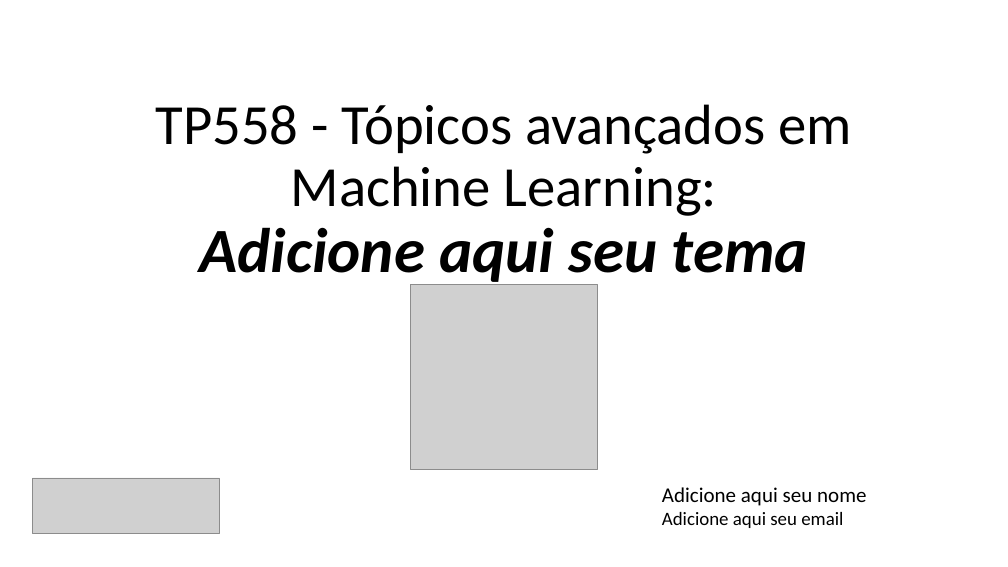
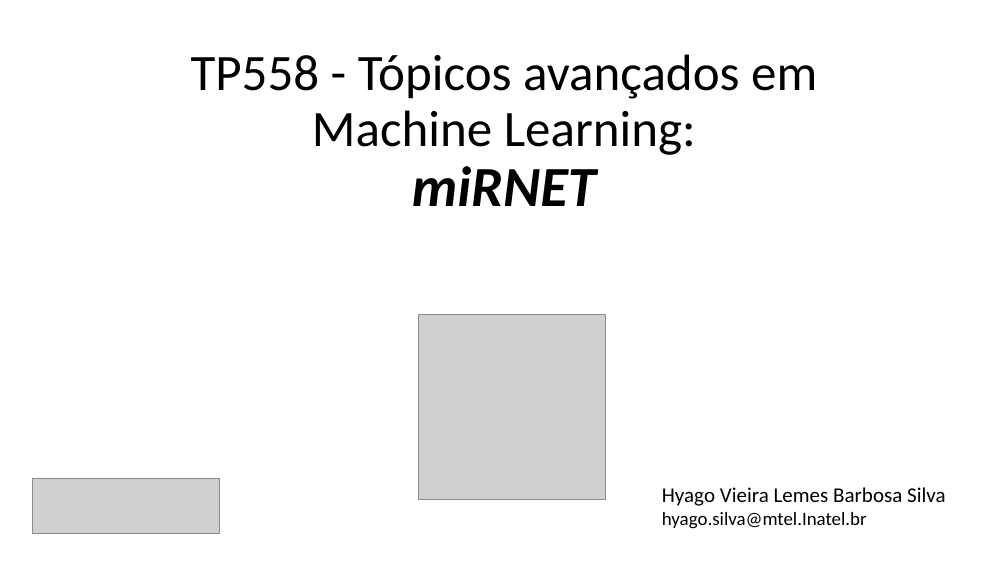
Before and after one commit to HyAgOsK/Research-Machine-Laerning-models, a slide deck: slide 1 of Seminário MirNet/TP558_X_Template.pptx. Drawn at 1008x567 pixels with LibreOffice and Linux fonts; fonts in the diff are those of the drawing; grey boxes stand for pictures. Boxes give left, top, right and bottom in pixels: in the first picture for what was removed or moved away, otherwise in the second. Text is boxed around its words. In the diff, an @@ line names an element or a change of style, - is before the commit and + after.

```diff
--- a/Seminário MirNet/TP558_X_Template.pptx
+++ b/Seminário MirNet/TP558_X_Template.pptx
@@ title at [191, 54, 817, 206]: text changed; size 54 to 48.6 pt @@
-TP558 - Tópicos avançados em Machine Learning:
-Adicione aqui seu tema
+TP558 - Tópicos avançados em Machine Learning:
+miRNET
@@ picture: place and size @@
-picture at [411, 284, 597, 470]
+picture at [418, 315, 605, 500]
@@ text at [662, 487, 946, 529]: text changed; size 18 to 20 pt @@
-Adicione aqui seu nome
-Adicione aqui seu email
+Hyago Vieira Lemes Barbosa Silva
+hyago.silva@mtel.Inatel.br
```
Also in this commit, not shown: 1 other slide changed, 25 slides added, 2 slides removed, 5 other files.
